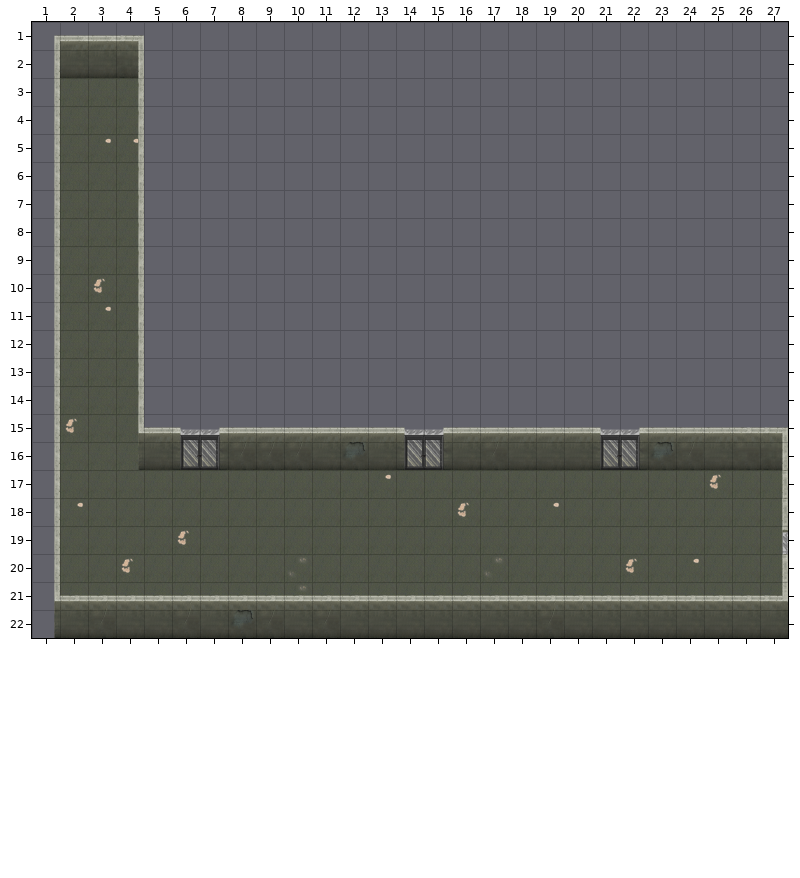
An edit to a level. Tiled map, couloir_sh2.tmx. Above: the version before the commit.
Cells are 64x64 px. Shown: x 1..27, y 1..22.
Now the later version:
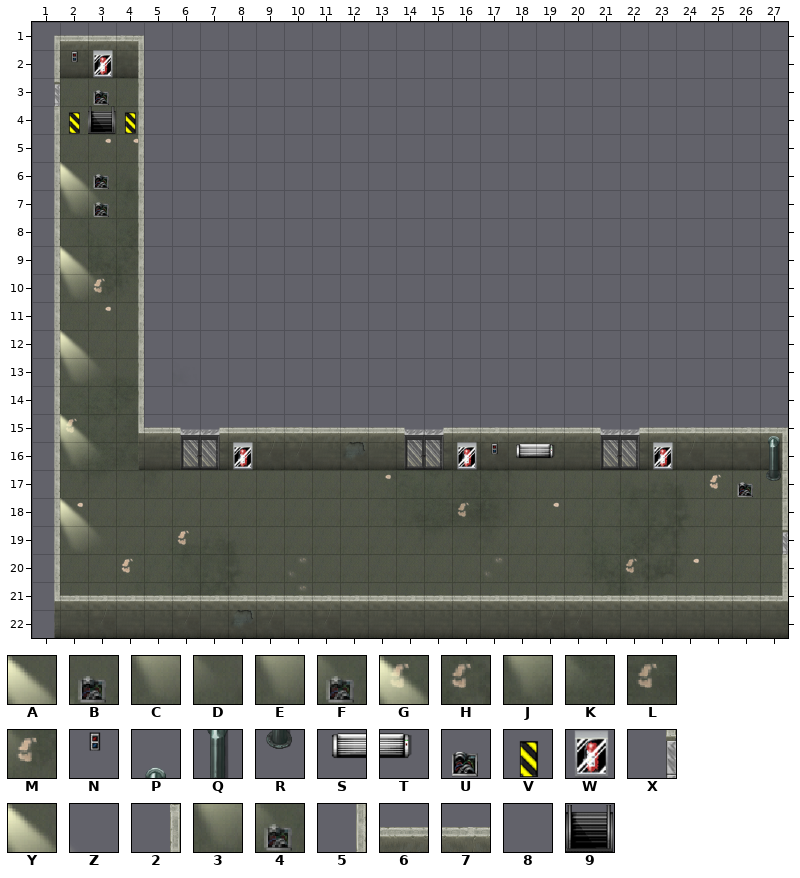
Key: from "dirt_tileset1": A 5, B 6, C 11, D 12, E 21, F 22, G 43, H 55, J 59, K 60, L 61, M 70; from "meubles_Tileset": N 9, P 27, Q 39, R 51, S 77, T 78, U 89, V 103, W 105; from "new_walls": X 2, Y 13, Z 14, 2 18, 3 29, 4 30, 5 48, 6 97, 7 102, 8 106, 9 122.
_ is an empty cell.
Tiles of an added or newly shown layer are drawn over the layers below it.
See-through tiles are keyed as they look on the map.
What changed:
Layer "deco_floor" (added):
Tile U now appears in row 3 at x 3; in rows 6 to 7 at x 3.
Tile V now appears in row 4 at x 2 and 4.
Layer "dirt" (added):
Tile A now appears in row 6 at x 2.
Tile B now appears in row 6 at x 3.
Tile C now appears in row 13 at x 2.
Tile D now appears in row 13 at x 3.
Tile E now appears in row 7 at x 2.
Tile F now appears in row 7 at x 3.
Tile G now appears in row 15 at x 2.
Tile H now appears in row 20 at x 22.
Tile J now appears in row 16 at x 2.
Tile K now appears in row 16 at x 3.
Tile L now appears in row 18 at x 16.
Tile M now appears in row 10 at x 3.
Layer "steps" (added):
Tile 8 now appears in row 3 at x 3.
Tile 9 now appears in row 4 at x 3.
Layer "walls":
The author changed tile 5 to tile 2 in row 4 at x 1.
The author changed tile 6 to tile 7 in row 15 at x 17 and 24.
The author changed tile 5 to tile X in row 3 at x 1.
Layer "deco_walls" (added):
Tile N now appears in row 2 at x 2; in row 16 at x 17.
Tile P now appears in row 15 at x 27.
Tile Q now appears in row 16 at x 27.
Tile R now appears in row 17 at x 27.
Tile S now appears in row 16 at x 18.
Tile T now appears in row 16 at x 19.
Tile U now appears in row 17 at x 26.
Tile W now appears in row 2 at x 3; in row 16 at x 8, 16 and 23.
Layer "lights" (added):
Tile 3 now appears in row 7 at x 2; in row 10 at x 2; in row 13 at x 2; in row 16 at x 2; in row 19 at x 2.
Tile 4 now appears in row 7 at x 3; in row 10 at x 3; in row 13 at x 3; in row 16 at x 3; in row 19 at x 3.
Tile Y now appears in row 6 at x 2; in row 9 at x 2; in row 12 at x 2; in row 15 at x 2; in row 18 at x 2.
Tile Z now appears in row 6 at x 3.
Layer "00_mur_front":
Tile 7 now appears in row 15 at x 9 to 10.
